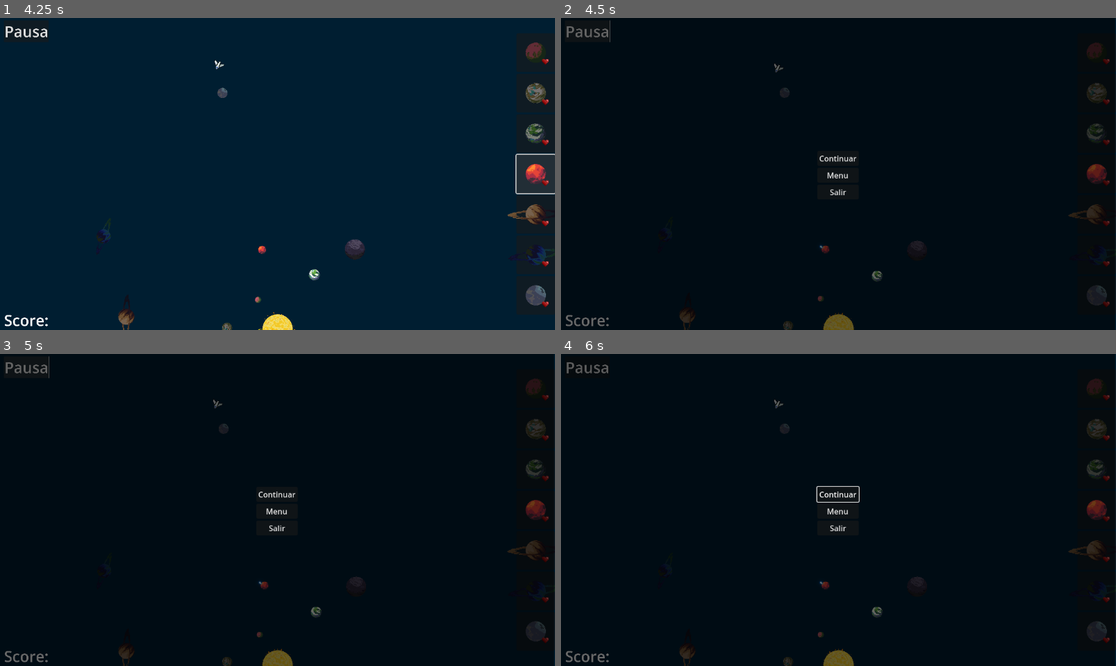
Above: before the commit, frames 1-4 (two rows, left to right).
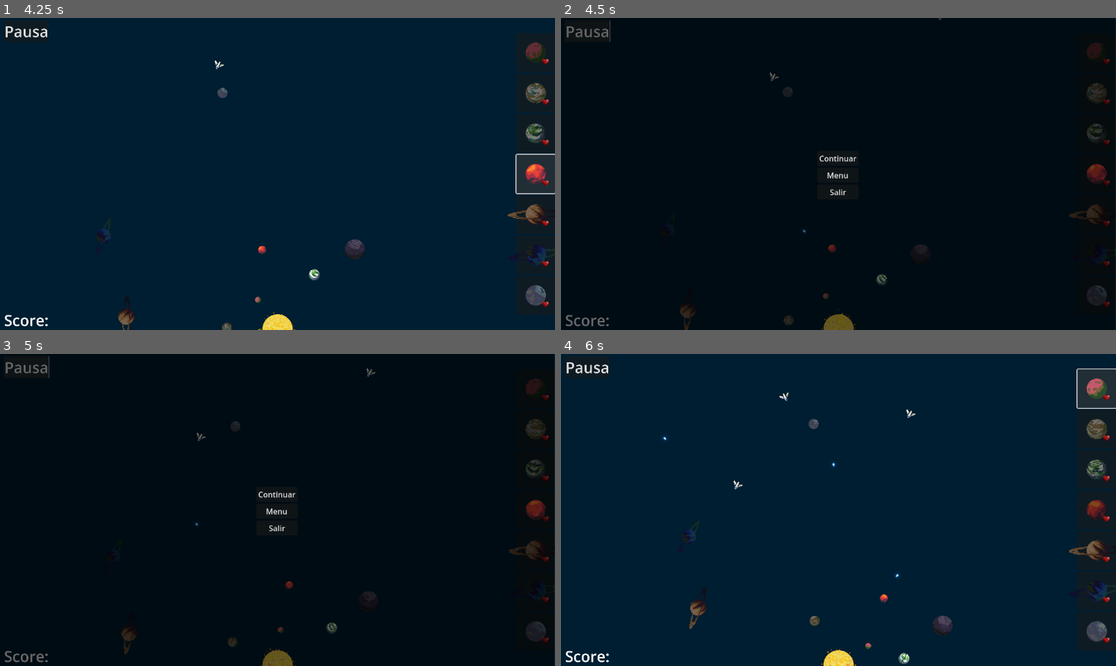
Above: after the commit, the same moments.

Repository: FabiusC/cuacktronauta
Game: Godot game, scene res://escenas/ui/menu_principal.tscn
Two runs of this game, one before a commit and one after it. Both use one fixed random seed, a clock stepped at 60 frames per second and the inputs below.
Inputs (mouse positions are in pixels of both pictures, inside the frame that each line leads up to):
- Up to frame 1 (4.25 s): click "Jugar" at 0.5 s; click (538, 52) at 1.25 s; click (538, 92) at 2 s; click (538, 133) at 2.75 s; click (538, 174) at 3.5 s
- Up to frame 2 (4.5 s): click "Pausa" at 4.25 s
- Up to frame 3 (5 s): no input
- Up to frame 4 (6 s): click (838, 494) at 5 s, where only the run after the commit has a clickable "Continuar"; click (1099, 388) at 5.77 s

Frame 1 is identical in both runs. In frame 2, 0.5% of the frame differs, in the area x 21-99%, y 0-100%; in frame 3, 0.8%; in frame 4, 95%, in the area x 0-100%, y 0-100%.

Commit message:
V 1.1

Diff:
--- a/escenas/Niveles/nivel_1.gd
+++ b/escenas/Niveles/nivel_1.gd
@@ -1,7 +1,7 @@
 extends Node2D
 
 const MENU_PAUSA_SCENE = preload("res://escenas/ui/menu_pausa.tscn")
-const NAVE_SCENE = preload("res://escenas/nivel/Nave.tscn")
+const NAVE_SCENE = preload("res://escenas/nivel/nave.tscn")
 const PANTALLA_PERDISTE_SCENE = preload("res://escenas/ui/pantalla_perdiste.tscn")
 
 @onready var sistema_solar = $SistemaSolar
--- a/escenas/Niveles/nivel_1.tscn
+++ b/escenas/Niveles/nivel_1.tscn
@@ -1,9 +1,9 @@
 [gd_scene load_steps=6 format=3 uid="uid://btrfvyuwtl4go"]
 
-[ext_resource type="Script" uid="uid://0fwbitp0p6m6" path="res://escenas/Niveles/nivel_1.gd" id="1_0f2cn"]
+[ext_resource type="Script" uid="uid://0fwbitp0p6m6" path="res://escenas/niveles/nivel_1.gd" id="1_0f2cn"]
 [ext_resource type="PackedScene" uid="uid://p37w82an13gm" path="res://escenas/nivel/sistema_solar.tscn" id="2_b2gx5"]
 [ext_resource type="PackedScene" uid="uid://dr0ce7gfxef8f" path="res://escenas/ui/selector_planetas.tscn" id="3_uln5s"]
-[ext_resource type="AudioStream" uid="uid://c84lyrwvru57o" path="res://Assets/Sonidos/Sonido Fondo.mp3" id="4_0f2cn"]
+[ext_resource type="AudioStream" uid="uid://c84lyrwvru57o" path="res://assets/sonidos/Sonido Fondo.mp3" id="4_0f2cn"]
 
 [sub_resource type="RectangleShape2D" id="RectangleShape2D_uln5s"]
 size = Vector2(35.892452, 0.46922445)
--- a/escenas/nivel/Nave.tscn
+++ b/escenas/nivel/Nave.tscn
@@ -1,7 +1,7 @@
 [gd_scene load_steps=4 format=3 uid="uid://wsnfci74bymx"]
 
 [ext_resource type="Script" uid="uid://b8r6pismli5um" path="res://escenas/nivel/nave.gd" id="1_8goqx"]
-[ext_resource type="AudioStream" uid="uid://prv0ni16tfop" path="res://Assets/Sonidos/explosion.mp3" id="3_26oso"]
+[ext_resource type="AudioStream" uid="uid://prv0ni16tfop" path="res://assets/sonidos/explosion.mp3" id="3_26oso"]
 [ext_resource type="SpriteFrames" uid="uid://ch4l6abd8j8fx" path="res://sprite_frames/explosion.tres" id="3_ha62o"]
 
 [node name="Nave" type="Area2D" groups=["nave", "naves_enemigas"]]
--- a/escenas/nivel/sistema_solar.gd
+++ b/escenas/nivel/sistema_solar.gd
@@ -61,22 +61,26 @@
 		planeta.radio_orbita = datos.radio
 		planeta.velocidad_orbital = VELOCIDADES_ORBITALES[datos.nombre]
 
-		if planeta.has_node("AnimatedSprite2D") and datos.has("sprite_frames_path") and FileAccess.file_exists(datos.sprite_frames_path):
-			var sprite_node = planeta.get_node("AnimatedSprite2D")
-			sprite_node.sprite_frames = load(datos.sprite_frames_path)
-			sprite_node.play("default")
-			sprite_node.scale = Vector2(datos.scale_factor, datos.scale_factor)
-			if planeta.has_node("CollisionShape2D"):
-				var hitbox = planeta.get_node("CollisionShape2D")
-				var textura = sprite_node.sprite_frames.get_frame_texture("default", 0)
-				var radio_imagen = textura.get_width() / 2.0
-				var forma_circular = CircleShape2D.new()
-				forma_circular.radius = radio_imagen - (radio_imagen/8)
-				hitbox.shape = forma_circular
-				hitbox.scale = Vector2(datos.scale_factor, datos.scale_factor)
-				hitbox.add_to_group("cuerpos_celestes")
-		else:
-			print("Advertencia: El planeta ", datos.nombre, " no tiene CollisionShape2D")
+		if datos.has("sprite_frames_path") and ResourceLoader.exists(datos.sprite_frames_path):
+			if planeta.has_node("AnimatedSprite2D") and datos.has("sprite_frames_path"):
+				if ResourceLoader.exists(datos.sprite_frames_path):
+					var sprite_node = planeta.get_node("AnimatedSprite2D")
+					sprite_node.sprite_frames = load(datos.sprite_frames_path)
+					sprite_node.play("default")
+					sprite_node.scale = Vector2(datos.scale_factor, datos.scale_factor)
+					if planeta.has_node("CollisionShape2D"):
+						var hitbox = planeta.get_node("CollisionShape2D")
+						var textura = sprite_node.sprite_frames.get_frame_texture("default", 0)
+						var radio_imagen = textura.get_width() / 2.0
+						var forma_circular = CircleShape2D.new()
+						forma_circular.radius = radio_imagen - (radio_imagen/8)
+						hitbox.shape = forma_circular
+						hitbox.scale = Vector2(datos.scale_factor, datos.scale_factor)
+						hitbox.add_to_group("cuerpos_celestes")
+					else:
+						print("Advertencia: El planeta ", datos.nombre, " no tiene CollisionShape2D")
+				else:
+					print("No encuentra el SpriteFrames (ResourceLoader) para ", datos.nombre)
 		#Angulo aleatorio
 		var angulo_aleatorio_inicial = rng.randf_range(0.0, PI * 2)
 		planeta.angulo_actual = angulo_aleatorio_inicial
@@ -104,7 +108,6 @@
 
 func seleccionar_planeta(nuevo_planeta: Area2D):
 	if "en_zona_activa" in nuevo_planeta and not nuevo_planeta.en_zona_activa:
-		print("No se puede seleccionar: El planeta está en la zona oscura.")
 		return
 	if planeta_seleccionado:
 		planeta_seleccionado.set_saturacion(false)
--- a/escenas/planeta/planeta.gd
+++ b/escenas/planeta/planeta.gd
@@ -17,6 +17,7 @@
 # Disparos
 var velocidad_disparo: float = 0.0
 @onready var cooldown_timer: Timer = $CooldownTimer
+
 @onready var sonido_disparo: AudioStreamPlayer2D = $SonidoDisparo
 @onready var sonido_muerte: AudioStreamPlayer2D = $SonidoMuerte
 @onready var sonido_curacion: AudioStreamPlayer2D = $SonidoCuracion
--- a/escenas/planeta/planeta.tscn
+++ b/escenas/planeta/planeta.tscn
@@ -1,10 +1,10 @@
 [gd_scene load_steps=8 format=3 uid="uid://co84be3pxd0cn"]
 
 [ext_resource type="Script" uid="uid://kw10hta1786i" path="res://escenas/planeta/planeta.gd" id="1_a8gpq"]
-[ext_resource type="AudioStream" uid="uid://bayh2nwrcwj1f" path="res://Assets/Sonidos/Disparo.mp3" id="2_a8gpq"]
-[ext_resource type="AudioStream" uid="uid://r8k24hqm83j3" path="res://Assets/Sonidos/Curacion.mp3" id="3_ukv26"]
-[ext_resource type="AudioStream" uid="uid://dfdqhi4qtwud4" path="res://Assets/Sonidos/MuertePlaneta.mp3" id="4_aersd"]
-[ext_resource type="AudioStream" uid="uid://bo7gxw0xdivkq" path="res://Assets/Sonidos/Seleccion.mp3" id="5_ym0kl"]
+[ext_resource type="AudioStream" uid="uid://bayh2nwrcwj1f" path="res://assets/sonidos/Disparo.mp3" id="2_a8gpq"]
+[ext_resource type="AudioStream" uid="uid://r8k24hqm83j3" path="res://assets/sonidos/Curacion.mp3" id="3_ukv26"]
+[ext_resource type="AudioStream" uid="uid://dfdqhi4qtwud4" path="res://assets/sonidos/MuertePlaneta.mp3" id="4_aersd"]
+[ext_resource type="AudioStream" uid="uid://bo7gxw0xdivkq" path="res://assets/sonidos/Seleccion.mp3" id="5_ym0kl"]
 
 [sub_resource type="SpriteFrames" id="SpriteFrames_71sg6"]
 
--- a/escenas/planeta/proyectil.tscn
+++ b/escenas/planeta/proyectil.tscn
@@ -1,7 +1,7 @@
 [gd_scene load_steps=4 format=3 uid="uid://dmovuv48w7t5u"]
 
 [ext_resource type="Script" uid="uid://c72qrm2tk4qy2" path="res://escenas/planeta/proyectil.gd" id="1_822g2"]
-[ext_resource type="Texture2D" uid="uid://3oxnrha2jciy" path="res://Assets/Planetas/proyectil.png" id="1_hf1jm"]
+[ext_resource type="Texture2D" uid="uid://3oxnrha2jciy" path="res://assets/planetas/proyectil.png" id="1_hf1jm"]
 
 [sub_resource type="CircleShape2D" id="CircleShape2D_822g2"]
 radius = 12.0
--- a/escenas/ui/menu_pausa.gd
+++ b/escenas/ui/menu_pausa.gd
@@ -2,7 +2,7 @@
 const MENU_PRINCIPAL_SCENE = "res://escenas/ui/menu_principal.tscn"
 
 func _ready():
-	get_tree().paused = true
+	get_tree().paused = false
 
 func _on_continuar_pressed():
 	get_tree().paused = false
--- a/escenas/ui/menu_principal.tscn
+++ b/escenas/ui/menu_principal.tscn
@@ -1,12 +1,12 @@
 [gd_scene load_steps=8 format=3 uid="uid://c1exr35jhq1gw"]
 
-[ext_resource type="Texture2D" uid="uid://cbc5l3noqxyg4" path="res://Assets/GUI/Logo.png" id="1_dvl6i"]
+[ext_resource type="Texture2D" uid="uid://cbc5l3noqxyg4" path="res://assets/gui/Logo.png" id="1_dvl6i"]
 [ext_resource type="Script" uid="uid://cps47bd4piixg" path="res://escenas/ui/menu_principal.gd" id="1_oyyhc"]
-[ext_resource type="Texture2D" uid="uid://dpy85vpunngbe" path="res://Assets/GUI/BasePantalla.png" id="2_qbi18"]
-[ext_resource type="Texture2D" uid="uid://eu76o65cg808" path="res://Assets/Becka Cuack/Becka.png" id="4_bnlnw"]
-[ext_resource type="Texture2D" uid="uid://cq3kchsij41bq" path="res://Assets/Planetas/Pantalla_sol.png" id="4_oyyhc"]
-[ext_resource type="AudioStream" uid="uid://dlgcosadp8hrw" path="res://Assets/Sonidos/inicio.mp3" id="6_bnlnw"]
-[ext_resource type="AudioStream" uid="uid://dhi7kswm63l0q" path="res://Assets/Sonidos/Beckahabla.mp3" id="7_rcnmj"]
+[ext_resource type="Texture2D" uid="uid://dpy85vpunngbe" path="res://assets/gui/BasePantalla.png" id="2_qbi18"]
+[ext_resource type="Texture2D" uid="uid://eu76o65cg808" path="res://assets/becka cuack/Becka.png" id="4_bnlnw"]
+[ext_resource type="Texture2D" uid="uid://cq3kchsij41bq" path="res://assets/planetas/Pantalla_sol.png" id="4_oyyhc"]
+[ext_resource type="AudioStream" uid="uid://dlgcosadp8hrw" path="res://assets/sonidos/inicio.mp3" id="6_bnlnw"]
+[ext_resource type="AudioStream" uid="uid://dhi7kswm63l0q" path="res://assets/sonidos/Beckahabla.mp3" id="7_rcnmj"]
 
 [node name="MenuPrincipal" type="Control"]
 layout_mode = 3
--- a/escenas/ui/pantalla_perdiste.gd
+++ b/escenas/ui/pantalla_perdiste.gd
@@ -2,7 +2,7 @@
 
 const RUTA_ARCHIVO = "user://mejores_puntajes.save"
 const MENU_PRINCIPAL_PATH = "res://escenas/ui/menu_principal.tscn"
-const NIVEL_1_PATH = "res://escenas/Niveles/nivel_1.tscn"
+const NIVEL_1_PATH = "res://escenas/niveles/nivel_1.tscn"
 
 @onready var label_puntaje = $VBoxContainer/LabelPuntajeFinal
 @onready var input_nombre = $VBoxContainer/InputNombre
--- a/escenas/ui/selector_planetas.gd
+++ b/escenas/ui/selector_planetas.gd
@@ -35,6 +35,7 @@
 		if not planeta_real:
 			print("Advertencia: No se encontró el planeta real ", datos.nombre)
 			continue
+
 		if "is_dead" in planeta_real and planeta_real.is_dead:
 			continue
 		var boton = BOTON_PLANETA_SCENE.instantiate()
@@ -44,14 +45,15 @@
 		var sprite_node = boton.get_node("AnimatedSprite2D")
 
 		if sprite_node:
-			if datos.has("sprite_frames_path") and FileAccess.file_exists(datos.sprite_frames_path):
-				sprite_node.sprite_frames = load(datos.sprite_frames_path)
-				sprite_node.play("default")
-				var factor_ui_grande = 0.6 #Tamano planeta en boton
-				var escala_ajustada = Vector2(datos.scale_factor, datos.scale_factor) * factor_ui_grande
-				sprite_node.scale = escala_ajustada
-			else:
-				print("No encuentra el SpriteFrames para ", datos.nombre)
+			if datos.has("sprite_frames_path"):
+				if ResourceLoader.exists(datos.sprite_frames_path):
+					sprite_node.sprite_frames = load(datos.sprite_frames_path)
+					sprite_node.play("default")
+					var factor_ui_grande = 0.6
+					var escala_ajustada = Vector2(datos.scale_factor, datos.scale_factor) * factor_ui_grande
+					sprite_node.scale = escala_ajustada
+				else:
+					print("No encuentra el SpriteFrames (ResourceLoader) para ", datos.nombre)
 		# Logica Salud
 		if boton.has_method("actualizar_icono_salud"):
 				var vida_inicial = 4
@@ -68,17 +70,19 @@
 				boton.actualizar_icono_salud(planeta_real.health)
 
 		if planeta_real.has_signal("salud_cambiada"):
-				if not planeta_real.is_connected("salud_cambiada", Callable(boton, "actualizar_icono_salud")):
-					planeta_real.salud_cambiada.connect(boton.actualizar_icono_salud)
+				if not planeta_real.salud_cambiada.is_connected(_on_planeta_salud_cambiada):
+					planeta_real.salud_cambiada.connect(_on_planeta_salud_cambiada.bind(boton, planeta_real))
 		boton.pressed.connect(
 			func():
-				var planeta_nodo = sistema_solar.get_node(datos.nombre)
-				if is_instance_valid(planeta_nodo):
-					if planeta_nodo.en_zona_activa and not planeta_nodo.is_dead:
-						sistema_solar.seleccionar_planeta(planeta_nodo)
+				if is_instance_valid(planeta_real):
+					# Solo seleccionamos si está vivo y en zona activa
+					if planeta_real.en_zona_activa and not planeta_real.is_dead:
+						sistema_solar.seleccionar_planeta(planeta_real)
 						actualizar_botones_color(boton)
+					else:
+						print("Planeta no seleccionable.")
 				else:
-					print("ERROR: Planeta '", datos.nombre, "' no encontrado en SistemaSolar.")
+					boton.queue_free()
 		)
 		contenedor_botones.add_child(boton)
 
@@ -86,7 +90,7 @@
 	if is_instance_valid(boton) and boton.has_method("actualizar_icono_salud"):
 		boton.actualizar_icono_salud(nueva_vida)
 	if nueva_vida <= 0:
-		print("Planeta ", planeta.name, " murió. Eliminando botón.")
+		print("Planeta ", planeta.name, " murió. Eliminando botón del selector.")
 		if boton == boton_seleccionado:
 			boton_seleccionado = null
 			if sistema_solar.has_method("deseleccionar_todo"):
--- a/project.godot
+++ b/project.godot
@@ -17,7 +17,7 @@
 
 [autoload]
 
-Global="*res://escenas/Niveles/global.gd"
+Global="*res://escenas/niveles/global.gd"
 
 [rendering]
 
--- a/sprite_frames/explosion.tres
+++ b/sprite_frames/explosion.tres
@@ -1,9 +1,9 @@
 [gd_resource type="SpriteFrames" load_steps=11 format=3 uid="uid://ch4l6abd8j8fx"]
 
-[ext_resource type="Texture2D" uid="uid://bo3plkq2ploxt" path="res://Assets/Nave/Ship1.png" id="1_ggbno"]
-[ext_resource type="Texture2D" uid="uid://cscqfy271veo1" path="res://Assets/Nave/Explosion.png" id="1_sxshv"]
-[ext_resource type="Texture2D" uid="uid://cjyxm7yb210hl" path="res://Assets/Nave/Ship2.png" id="2_aekmc"]
-[ext_resource type="Texture2D" uid="uid://c3bebjm37i0uj" path="res://Assets/Nave/Ship3.png" id="3_x6pft"]
+[ext_resource type="Texture2D" uid="uid://bo3plkq2ploxt" path="res://assets/nave/Ship1.png" id="1_ggbno"]
+[ext_resource type="Texture2D" uid="uid://cscqfy271veo1" path="res://assets/nave/Explosion.png" id="1_sxshv"]
+[ext_resource type="Texture2D" uid="uid://cjyxm7yb210hl" path="res://assets/nave/Ship2.png" id="2_aekmc"]
+[ext_resource type="Texture2D" uid="uid://c3bebjm37i0uj" path="res://assets/nave/Ship3.png" id="3_x6pft"]
 
 [sub_resource type="AtlasTexture" id="AtlasTexture_y6cly"]
 atlas = ExtResource("1_ggbno")
--- a/sprite_frames/jupiter.tres
+++ b/sprite_frames/jupiter.tres
@@ -1,6 +1,6 @@
 [gd_resource type="SpriteFrames" load_steps=62 format=3 uid="uid://bs8yohr7g75l2"]
 
-[ext_resource type="Texture2D" uid="uid://bi3coc2lsklxx" path="res://Assets/Planetas/jupiter.png" id="1_7b1g8"]
+[ext_resource type="Texture2D" uid="uid://bi3coc2lsklxx" path="res://assets/planetas/jupiter.png" id="1_7b1g8"]
 
 [sub_resource type="AtlasTexture" id="AtlasTexture_qdklh"]
 atlas = ExtResource("1_7b1g8")
--- a/sprite_frames/marte.tres
+++ b/sprite_frames/marte.tres
@@ -1,6 +1,6 @@
 [gd_resource type="SpriteFrames" load_steps=62 format=3 uid="uid://w318hrns4qtt"]
 
-[ext_resource type="Texture2D" uid="uid://bm2ydk4dp2bur" path="res://Assets/Planetas/marte.png" id="1_s6l65"]
+[ext_resource type="Texture2D" uid="uid://bm2ydk4dp2bur" path="res://assets/planetas/marte.png" id="1_s6l65"]
 
 [sub_resource type="AtlasTexture" id="AtlasTexture_ug3sd"]
 atlas = ExtResource("1_s6l65")
--- a/sprite_frames/mercurio.tres
+++ b/sprite_frames/mercurio.tres
@@ -1,6 +1,6 @@
 [gd_resource type="SpriteFrames" load_steps=62 format=3 uid="uid://bupeydiug5f8i"]
 
-[ext_resource type="Texture2D" uid="uid://gf2x74wqliv" path="res://Assets/Planetas/mercurio.png" id="1_wf0rv"]
+[ext_resource type="Texture2D" uid="uid://gf2x74wqliv" path="res://assets/planetas/mercurio.png" id="1_wf0rv"]
 
 [sub_resource type="AtlasTexture" id="AtlasTexture_wf0rv"]
 atlas = ExtResource("1_wf0rv")
--- a/sprite_frames/neptuno.tres
+++ b/sprite_frames/neptuno.tres
@@ -1,6 +1,6 @@
 [gd_resource type="SpriteFrames" load_steps=62 format=3 uid="uid://hxtc5or50okb"]
 
-[ext_resource type="Texture2D" uid="uid://cchq3vths0lq2" path="res://Assets/Planetas/neptuno.png" id="1_3dhg8"]
+[ext_resource type="Texture2D" uid="uid://cchq3vths0lq2" path="res://assets/planetas/neptuno.png" id="1_3dhg8"]
 
 [sub_resource type="AtlasTexture" id="AtlasTexture_xt5yw"]
 atlas = ExtResource("1_3dhg8")
--- a/sprite_frames/planeta.tres
+++ b/sprite_frames/planeta.tres
@@ -1,6 +1,6 @@
 [gd_resource type="SpriteFrames" load_steps=62 format=3 uid="uid://bw11ey581dxbb"]
 
-[ext_resource type="Texture2D" uid="uid://gf2x74wqliv" path="res://Assets/Planetas/mercurio.png" id="1_empgd"]
+[ext_resource type="Texture2D" uid="uid://gf2x74wqliv" path="res://assets/planetas/mercurio.png" id="1_empgd"]
 
 [sub_resource type="AtlasTexture" id="AtlasTexture_3scwe"]
 atlas = ExtResource("1_empgd")
--- a/sprite_frames/salud_corazon.tres
+++ b/sprite_frames/salud_corazon.tres
@@ -1,6 +1,6 @@
 [gd_resource type="SpriteFrames" load_steps=7 format=3 uid="uid://dw2lr177saka"]
 
-[ext_resource type="Texture2D" uid="uid://cbr6dwiw1yxch" path="res://Assets/Planetas/health.png" id="1_tnco2"]
+[ext_resource type="Texture2D" uid="uid://cbr6dwiw1yxch" path="res://assets/planetas/health.png" id="1_tnco2"]
 
 [sub_resource type="AtlasTexture" id="AtlasTexture_84mpr"]
 atlas = ExtResource("1_tnco2")
--- a/sprite_frames/saturno.tres
+++ b/sprite_frames/saturno.tres
@@ -1,6 +1,6 @@
 [gd_resource type="SpriteFrames" load_steps=62 format=3 uid="uid://cujd6ewd530j4"]
 
-[ext_resource type="Texture2D" uid="uid://bpxpygs38dv2b" path="res://Assets/Planetas/saturno.png" id="1_u7cdk"]
+[ext_resource type="Texture2D" uid="uid://bpxpygs38dv2b" path="res://assets/planetas/saturno.png" id="1_u7cdk"]
 
 [sub_resource type="AtlasTexture" id="AtlasTexture_l5bbx"]
 atlas = ExtResource("1_u7cdk")
--- a/sprite_frames/sol.tres
+++ b/sprite_frames/sol.tres
@@ -1,6 +1,6 @@
 [gd_resource type="SpriteFrames" load_steps=62 format=3 uid="uid://ldj7d7vsmv4v"]
 
-[ext_resource type="Texture2D" uid="uid://418oun2btvv" path="res://Assets/Planetas/sol.png" id="1_bkdqg"]
+[ext_resource type="Texture2D" uid="uid://418oun2btvv" path="res://assets/planetas/sol.png" id="1_bkdqg"]
 
 [sub_resource type="AtlasTexture" id="AtlasTexture_71tul"]
 atlas = ExtResource("1_bkdqg")
--- a/sprite_frames/tierra.tres
+++ b/sprite_frames/tierra.tres
@@ -1,6 +1,6 @@
 [gd_resource type="SpriteFrames" load_steps=62 format=3 uid="uid://c763o6ummvrj1"]
 
-[ext_resource type="Texture2D" uid="uid://ilyl3ms5lrgk" path="res://Assets/Planetas/tierra.png" id="1_hdpik"]
+[ext_resource type="Texture2D" uid="uid://ilyl3ms5lrgk" path="res://assets/planetas/tierra.png" id="1_hdpik"]
 
 [sub_resource type="AtlasTexture" id="AtlasTexture_prkr1"]
 atlas = ExtResource("1_hdpik")
--- a/sprite_frames/urano.tres
+++ b/sprite_frames/urano.tres
@@ -1,6 +1,6 @@
 [gd_resource type="SpriteFrames" load_steps=62 format=3 uid="uid://30uk7ax0fnsj"]
 
-[ext_resource type="Texture2D" uid="uid://cmaa67gihp8mj" path="res://Assets/Planetas/urano.png" id="1_51n2e"]
+[ext_resource type="Texture2D" uid="uid://cmaa67gihp8mj" path="res://assets/planetas/urano.png" id="1_51n2e"]
 
 [sub_resource type="AtlasTexture" id="AtlasTexture_gx7kw"]
 atlas = ExtResource("1_51n2e")
--- a/sprite_frames/venus.tres
+++ b/sprite_frames/venus.tres
@@ -1,6 +1,6 @@
 [gd_resource type="SpriteFrames" load_steps=62 format=3 uid="uid://qrer4egpdo1a"]
 
-[ext_resource type="Texture2D" uid="uid://d12jt3t7vhn8a" path="res://Assets/Planetas/venus.png" id="1_eyqat"]
+[ext_resource type="Texture2D" uid="uid://d12jt3t7vhn8a" path="res://assets/planetas/venus.png" id="1_eyqat"]
 
 [sub_resource type="AtlasTexture" id="AtlasTexture_6k5do"]
 atlas = ExtResource("1_eyqat")
--- a/tile_sets/espacio.tres
+++ b/tile_sets/espacio.tres
@@ -1,6 +1,6 @@
 [gd_resource type="TileSet" load_steps=3 format=3 uid="uid://d0go1xhwnaejq"]
 
-[ext_resource type="Texture2D" uid="uid://cui8w58oswmnm" path="res://Assets/GUI/space2_4-frames.png" id="1_5b12i"]
+[ext_resource type="Texture2D" uid="uid://cui8w58oswmnm" path="res://assets/gui/space2_4-frames.png" id="1_5b12i"]
 
 [sub_resource type="TileSetAtlasSource" id="TileSetAtlasSource_4duok"]
 texture = ExtResource("1_5b12i")
Not shown, changed: Assets/Becka Cuack/Becka.png.import
Not shown, changed: Assets/Becka Cuack/Becka2.png.import
Not shown, changed: Assets/GUI/BasePantalla.png.import
Not shown, changed: Assets/GUI/Logo.png.import
Not shown, changed: Assets/GUI/space2_4-frames.png.import
Not shown, changed: Assets/Nave/Explosion.png.import
Not shown, changed: Assets/Nave/Main Ship - Base - Damaged.png.import
Not shown, changed: Assets/Nave/Ship1.png.import
Not shown, changed: Assets/Nave/Ship2.png.import
Not shown, changed: Assets/Nave/Ship3.png.import
Not shown, changed: Assets/Planetas/Pantalla_sol.png.import
Not shown, changed: Assets/Planetas/health.png.import
(and 43 more such lines)
